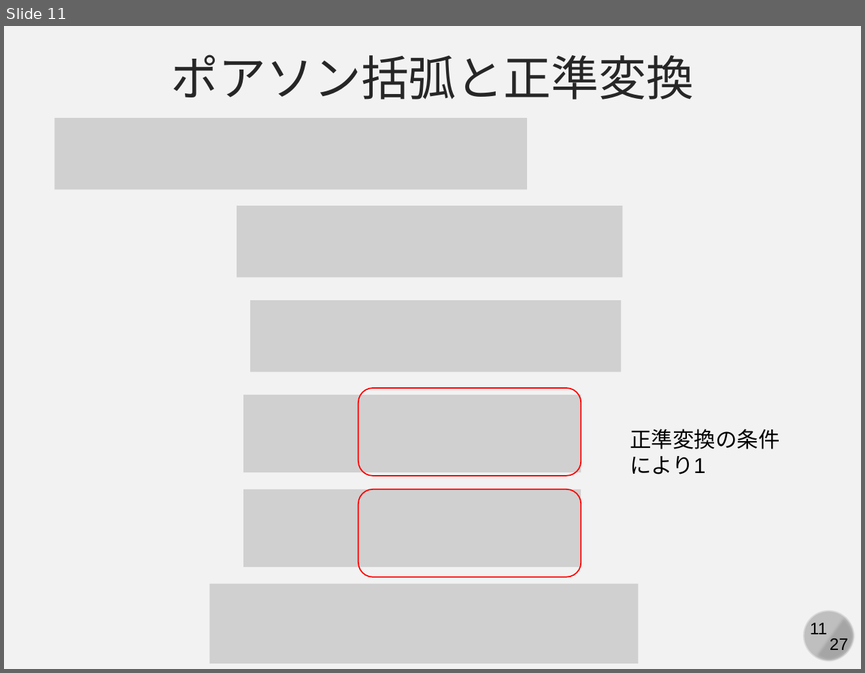
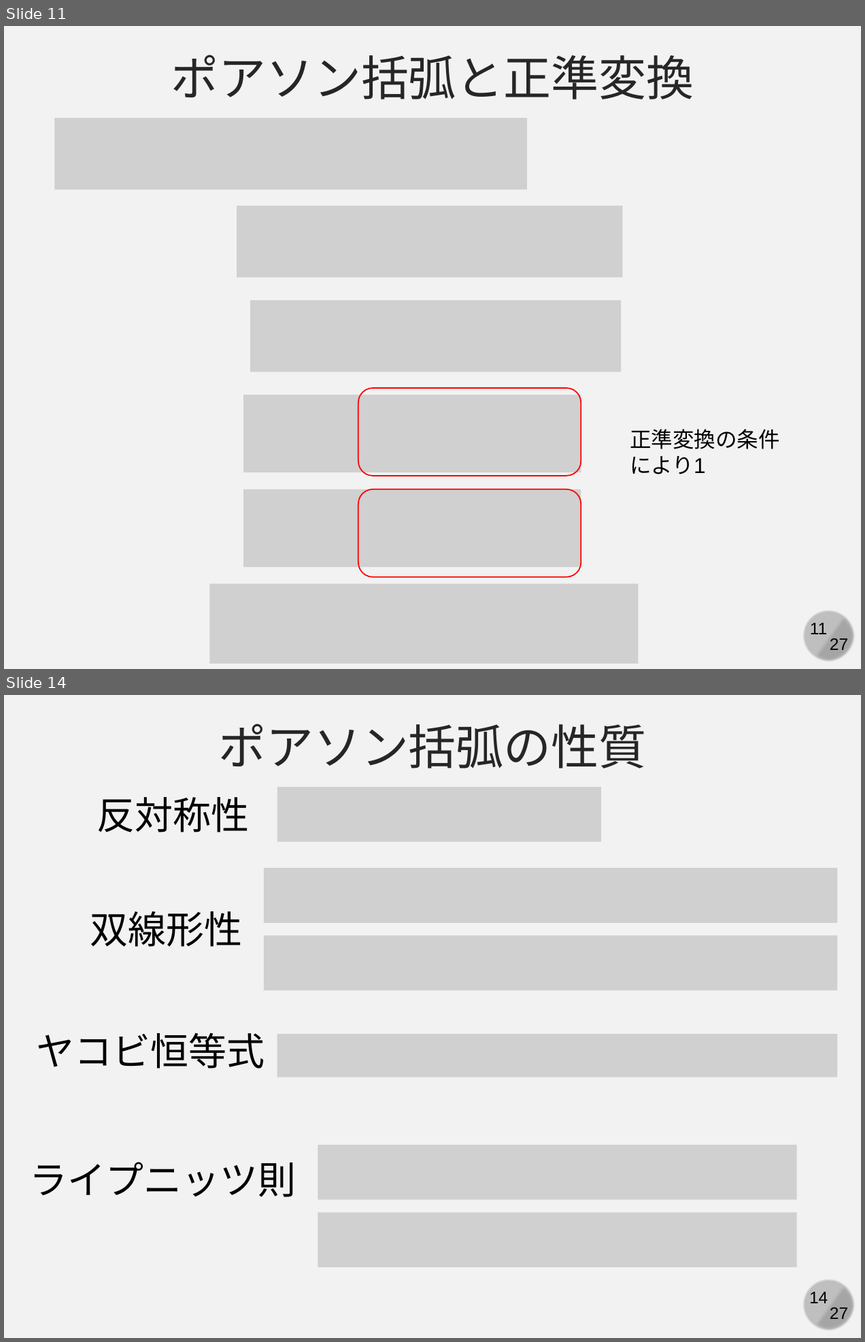
Before and after one commit to kaityo256/classical_mechanics, a slide deck: poisson/fig/slide.pptx. Shown one above the other, each under a label of ours: slide 11 before the commit, slides 11 and 14 after it; the slides between them are not shown. The pictures are 865x673 and 865x1342 pixels, drawn with LibreOffice and Linux fonts; fonts in the diff are those of the drawing; grey boxes stand for pictures. Boxes give left, top, right and bottom in pixels: in the first picture for what was removed or moved away, otherwise in the second. Text is boxed around its words. In the diff, an @@ line names an element or a change of style, - is before the commit and + after.

```diff
--- a/poisson/fig/slide.pptx
+++ b/poisson/fig/slide.pptx
@@ slide 14 added at bbox=[4, 695, 861, 1338], background #F2F2F2; not listed: 4 template elements that a slide beside it also shows @@
@@ text added at bbox=[218, 724, 646, 768], 40 pt, text #262626 @@
+ポアソン括弧の性質
@@ picture added at bbox=[277, 787, 601, 841] @@
@@ text added at bbox=[96, 797, 249, 832], 32 pt, text #000000 @@
+反対称性
@@ picture added at bbox=[264, 868, 837, 923] @@
@@ text added at bbox=[90, 911, 242, 947], 32 pt, text #000000 @@
+双線形性
@@ picture added at bbox=[264, 936, 837, 991] @@
@@ text added at bbox=[36, 1032, 264, 1068], 32 pt, text #000000 @@
+ヤコビ恒等式
@@ picture added at bbox=[277, 1034, 838, 1076] @@
@@ text added at bbox=[29, 1161, 296, 1197], 32 pt, text #000000 @@
+ライプニッツ則
@@ picture added at bbox=[317, 1145, 797, 1200] @@
@@ picture added at bbox=[317, 1212, 797, 1266] @@
```
Also in this commit, not shown: 1 slide changed, 3 other slides added, 1 other file.
